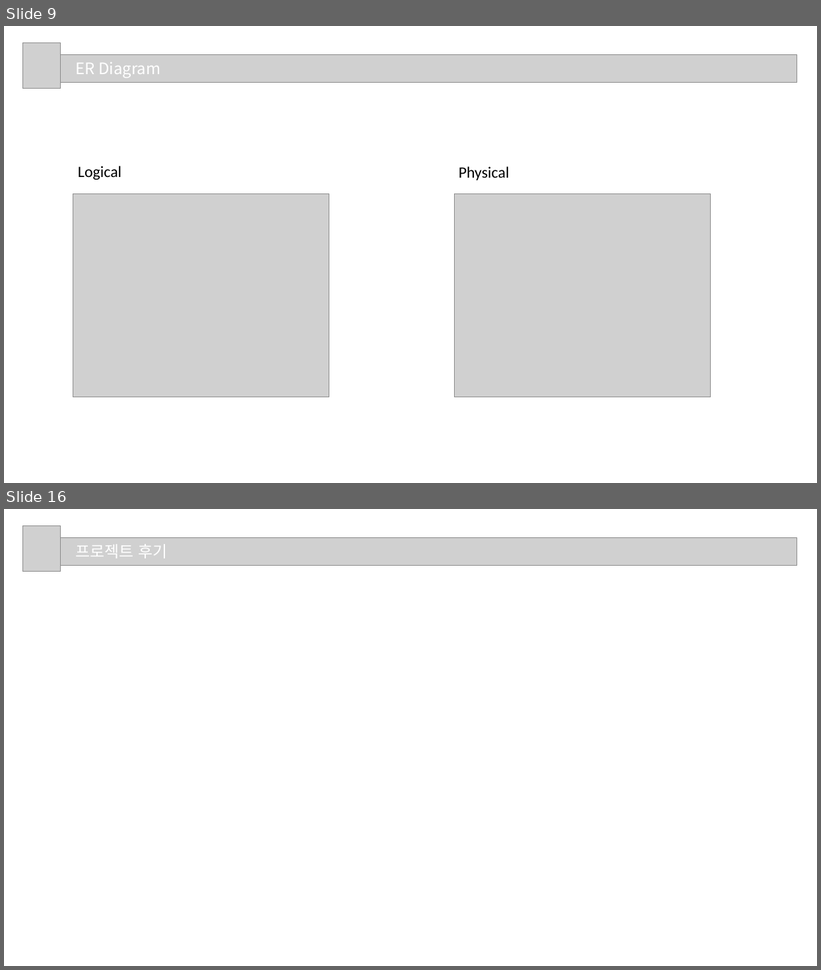
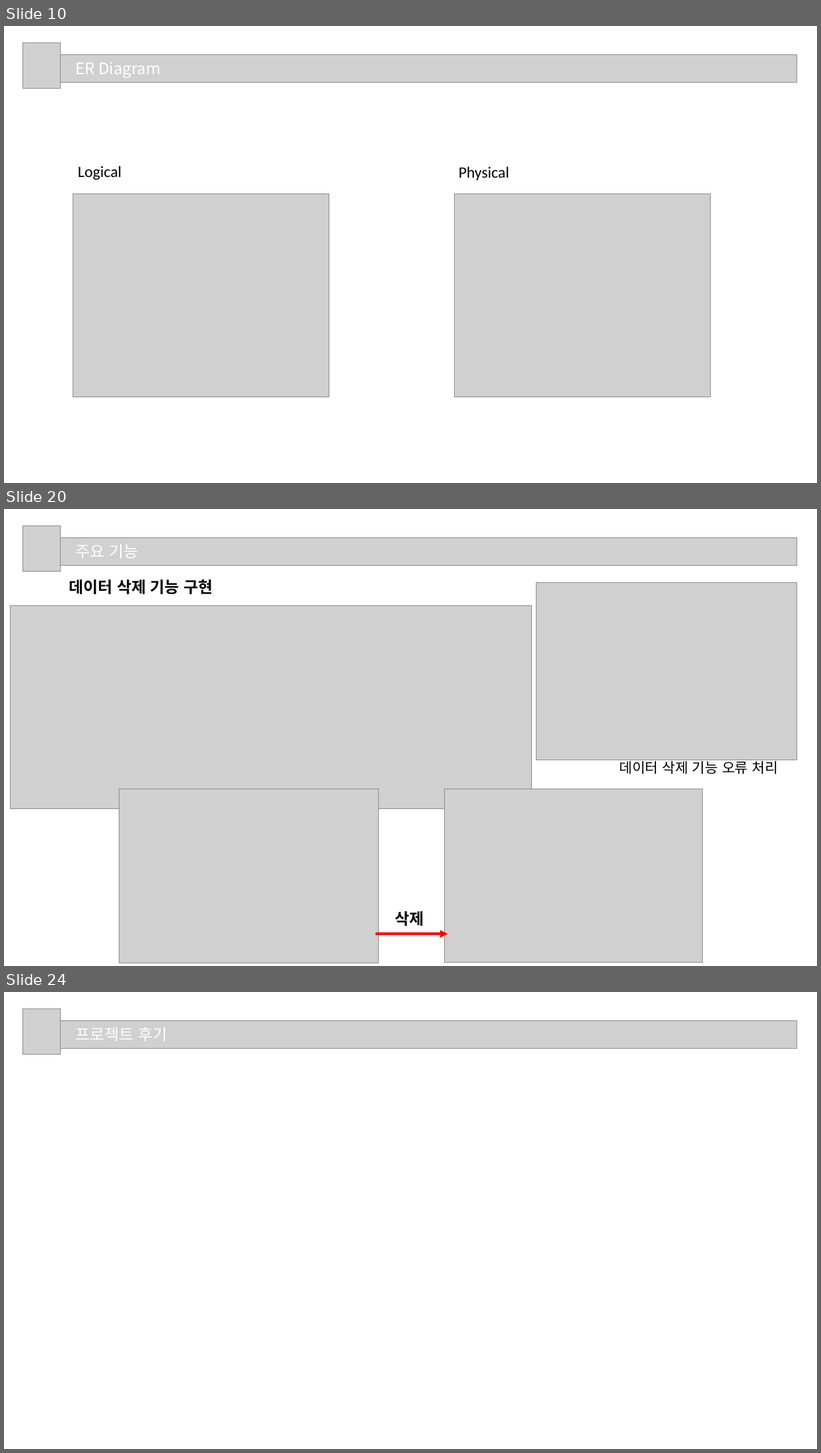
Before and after one commit to bhs0906/JavaFX_Oracle_Project, a slide deck: 3조_프로젝트2.pptx. Shown one above the other, each under a label of ours: slides 9 and 16 before the commit, slides 10, 20 and 24 after it; the slides between them are not shown. The pictures are 821x970 and 821x1453 pixels, drawn with LibreOffice and Linux fonts; fonts in the diff are those of the drawing; grey boxes stand for pictures. Boxes give left, top, right and bottom in pixels: in the first picture for what was removed or moved away, otherwise in the second. Text is boxed around its words. In the diff, an @@ line names an element or a change of style, - is before the commit and + after.

```diff
--- a/3조_프로젝트2.pptx
+++ b/3조_프로젝트2.pptx
@@ slide 20 added at [4,509,817,966], background #FFFFFF @@
@@ picture added at [22,525,61,572] @@
@@ picture added at [51,537,797,565] @@
@@ text added at [76,545,138,559], 28 pt, text #FFFFFF @@
+주요 기능
@@ text added at [69,580,213,594], 28 pt, text #000000, bold @@
+데이터 삭제 기능 구현
@@ picture added at [536,582,797,760] @@
@@ picture added at [10,606,532,809] @@
@@ text added at [620,759,778,774], 25 pt, text #000000 @@
+데이터 삭제 기능 오류 처리
@@ picture added at [119,789,378,963] @@
@@ picture added at [444,789,703,962] @@
@@ text added at [395,912,424,926], 28 pt, text #000000, bold @@
+삭제
@@ arrow added from (376, 934) to (448, 934), #FF0000 4.5 pt @@
@@ what was slide 9 is now slide 10 @@
@@ what was slide 16 is now slide 24 @@
```
Also in this commit, not shown: 8 slides changed, 7 other slides added.
